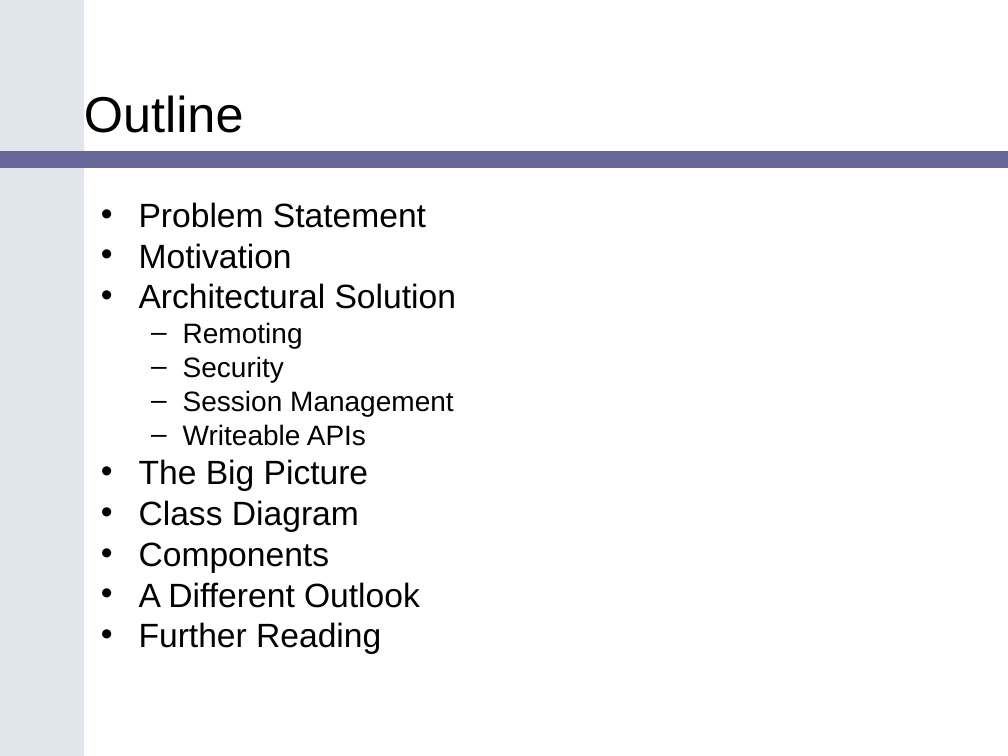
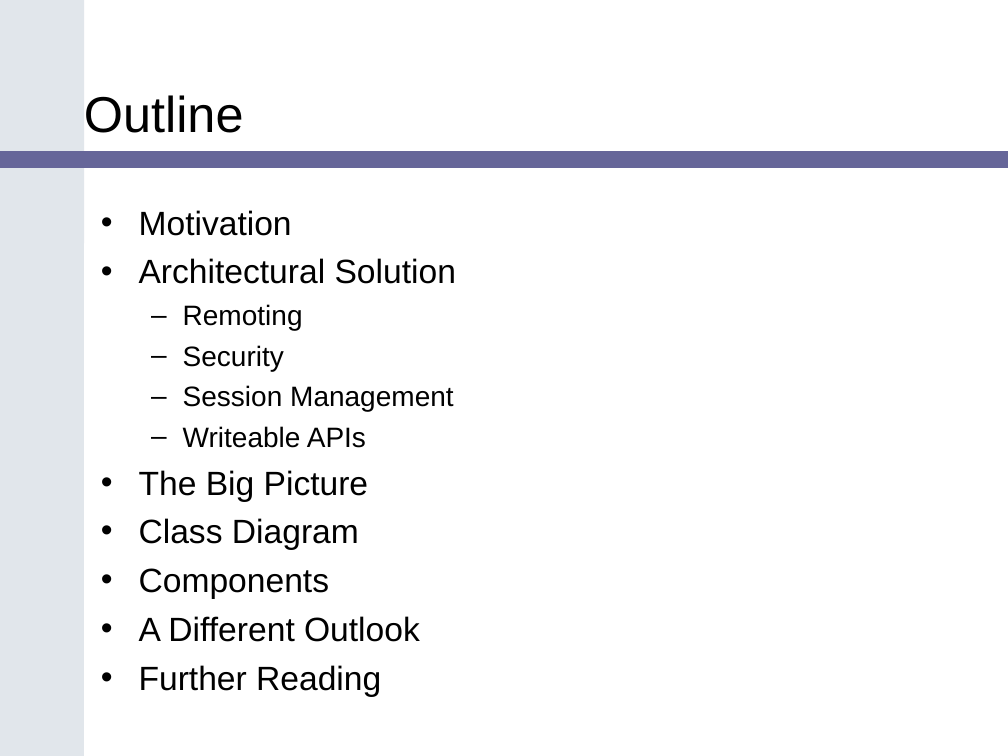
Before and after one commit to CBIIT/common-security-module-docs, a slide deck: slide 2 of Presentations/CSM-SDK_caBIG_v1.ppt. Drawn at 1008x756 pixels with LibreOffice and Linux fonts; fonts in the diff are those of the drawing; background and template pictures are left out. Boxes give left, top, right and bottom in pixels: in the first picture for what was removed or moved away, otherwise in the second. Text is boxed around its words. In the diff, an @@ line names an element or a change of style, - is before the commit and + after.

Commit message:
removed problem statement slide
SVN-Revision: 1399

```diff
--- a/Presentations/CSM-SDK_caBIG_v1.ppt
+++ b/Presentations/CSM-SDK_caBIG_v1.ppt
@@ text "Motivation" at (139, 210, 456, 697): line spacing 0.8 to 1 @@
@@ text at (139, 202, 426, 228): paragraph removed @@
-• Problem Statement
```
Also in this commit, not shown: 1 other slide changed, 1 slide removed.
